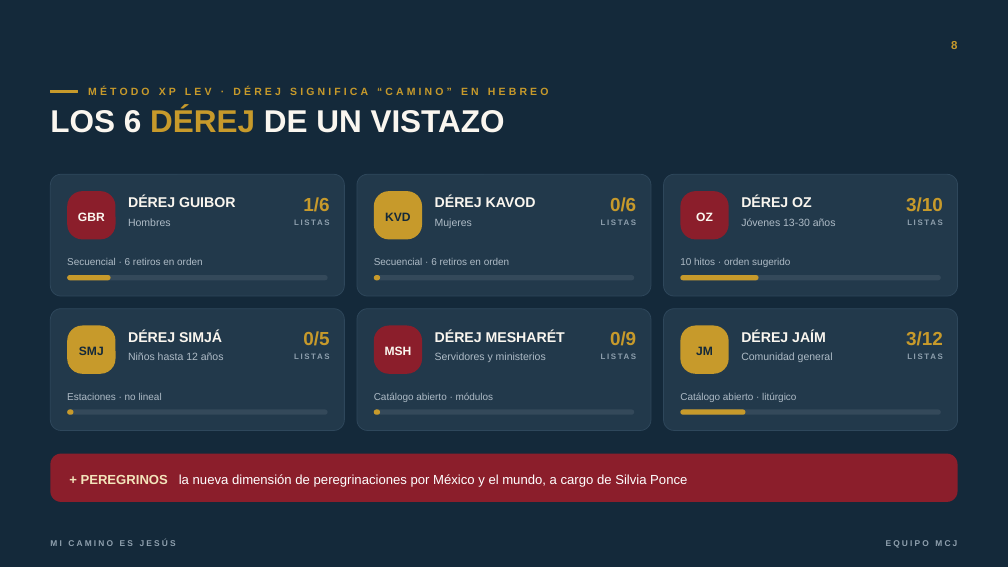
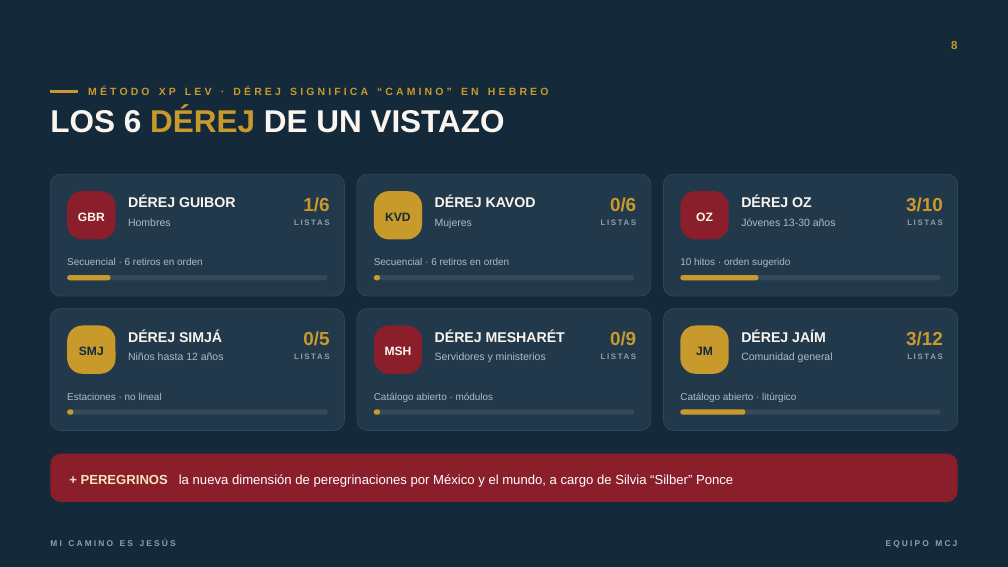
Before and after one commit to iikno/micaminoesjesus, a slide deck: slide 8 of presentacion/MCJ-Presentacion-Equipo.pptx. Drawn at 1008x567 pixels with LibreOffice and Linux fonts; fonts in the diff are those of the drawing; background and template pictures are left out. Boxes give left, top, right and bottom in pixels: in the first picture for what was removed or moved away, otherwise in the second. Text is boxed around its words. In the diff, an @@ line names an element or a change of style, - is before the commit and + after.

```diff
--- a/presentacion/MCJ-Presentacion-Equipo.pptx
+++ b/presentacion/MCJ-Presentacion-Equipo.pptx
@@ text at (81, 474, 733, 487): text changed @@
-+ PEREGRINOS la nueva dimensión de peregrinaciones por México y el mundo, a cargo de Silvia Ponce
++ PEREGRINOS la nueva dimensión de peregrinaciones por México y el mundo, a cargo de Silvia “Silber” Ponce
```
Also in this commit, not shown: 10 other slides changed, 3 slides added, 7 other files.
